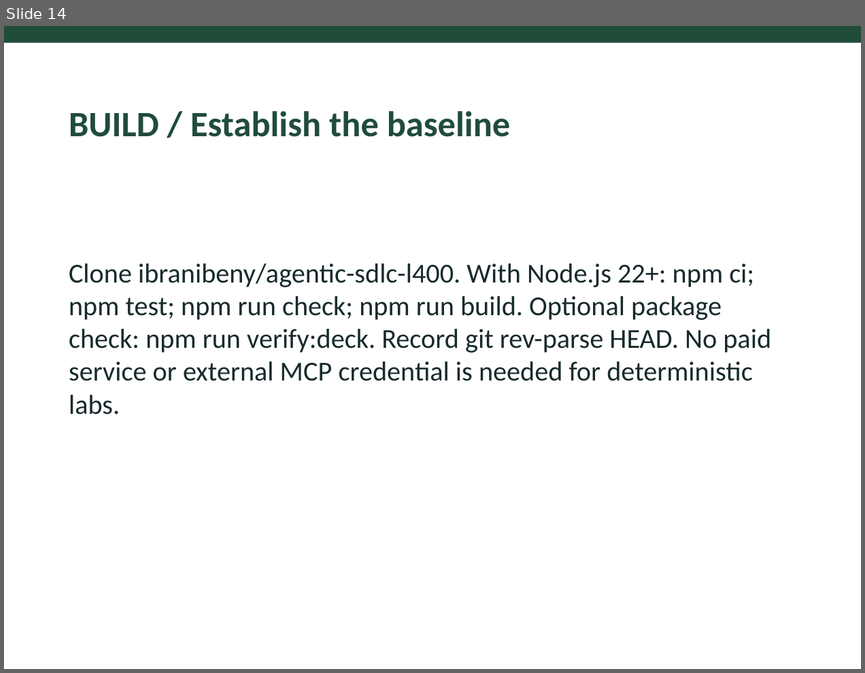
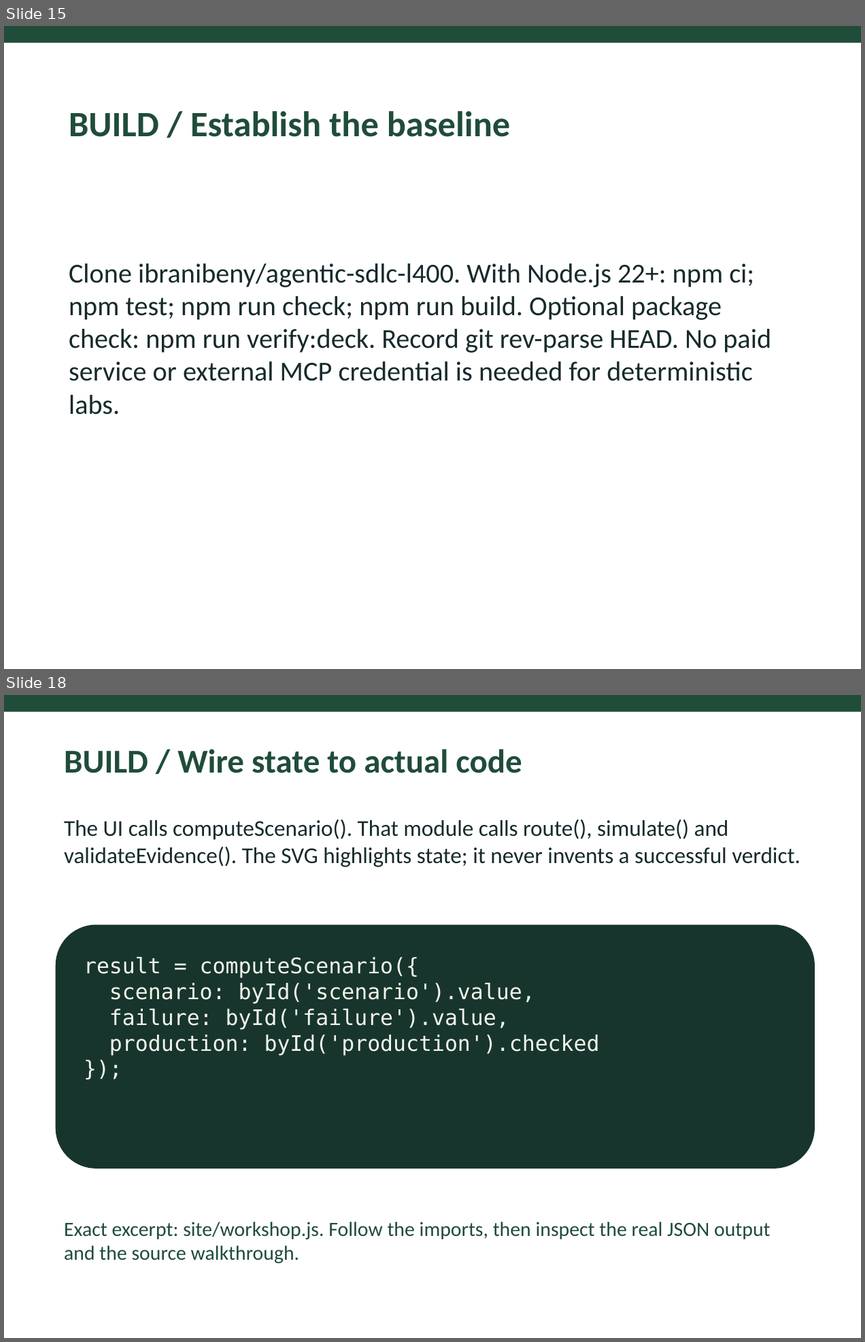
Before and after one commit to ibranibeny/agentic-sdlc-l400, a slide deck: presentations/agentic-sdlc-l400.pptx. Shown one above the other, each under a label of ours: slide 14 before the commit, slides 15 and 18 after it; the slides between them are not shown. The pictures are 865x673 and 865x1342 pixels, drawn with LibreOffice and Linux fonts; fonts in the diff are those of the drawing. Boxes give left, top, right and bottom in pixels: in the first picture for what was removed or moved away, otherwise in the second. Text is boxed around its words. In the diff, an @@ line names an element or a change of style, - is before the commit and + after.

```diff
--- a/presentations/agentic-sdlc-l400.pptx
+++ b/presentations/agentic-sdlc-l400.pptx
@@ slide 18 added at bbox=[4, 695, 861, 1338], background #FFFFFF @@
@@ rectangle added at bbox=[4, 695, 861, 712], fill #204C3A @@
@@ text added at bbox=[64, 749, 521, 773], 28 pt, text #204C3A, bold @@
+BUILD / Wire state to actual code
@@ text added at bbox=[64, 819, 800, 867], 19 pt, text #172A2C @@
+The UI calls computeScenario(). That module calls route(), simulate() and validateEvidence(). The SVG highlights state; it never invents a successful verdict.
@@ rounded rectangle added at bbox=[56, 925, 815, 1168], fill #18352D @@
@@ text added at bbox=[84, 957, 600, 1055], 18 pt, text #F1F5EB @@
+result = computeScenario({
+scenario: byId('scenario').value,
+failure: byId('failure').value,
+production: byId('production').checked
+});
@@ text added at bbox=[64, 1221, 770, 1263], 17 pt, text #204C3A @@
+Exact excerpt: site/workshop.js. Follow the imports, then inspect the real JSON output and the source walkthrough.
@@ what was slide 14 is now slide 15 @@
```
Also in this commit, not shown: 7 other slides added, 3 other files.
